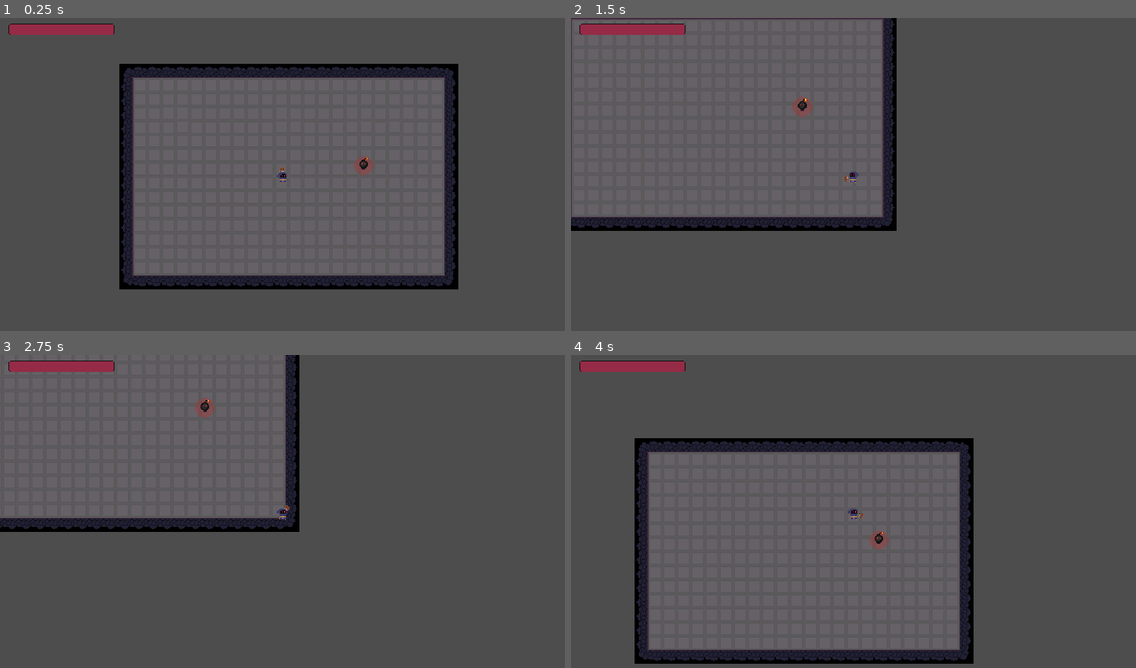
Above: before the commit, frames 1-4 (two rows, left to right).
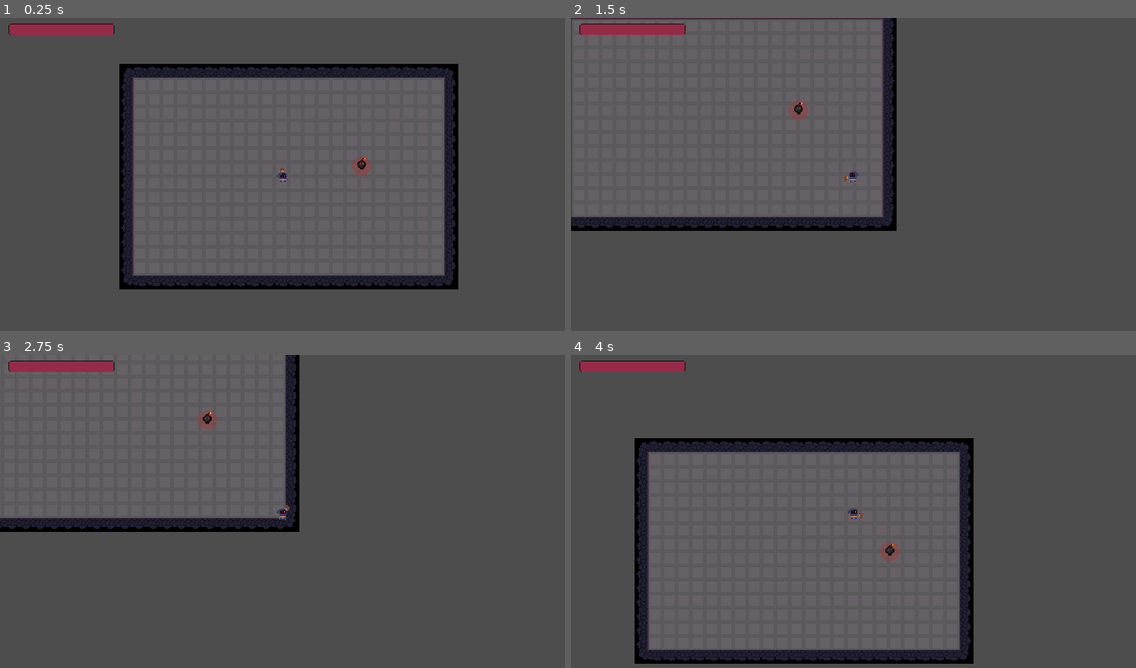
Above: after the commit, the same moments.

Repository: Arssin/Bullet_Hell_Jam
Game: Godot game, scene res://scenes/Level7.tscn
The game is run twice, just before and just after one commit, with the same random seed, the same clock (stepped at 60 frames per second) and the same inputs. This scene is started directly instead of the project's main scene.
Inputs (mouse positions are in pixels of both pictures, inside the frame that each line leads up to):
- Up to frame 1 (0.25 s): no input
- Up to frame 2 (1.5 s): move the mouse to (977, 161) at 0.52 s; hold D (move_right) 0.53-1.28 s; click (977, 161) at 0.6 s; move the mouse to (740, 193) at 1.27 s; hold S (move_down) from 1.28 s (still down); tap Space (dash) at 1.35 s
- Up to frame 3 (2.75 s): move the mouse to (339, 442) at 2.02 s; release S (move_down) at 2.03 s; hold D (move_right) from 2.03 s (still down); tap E (player_action) at 2.1 s
- Up to frame 4 (4 s): tap Enter at 2.75 s; move the mouse to (825, 577) at 2.77 s; release D (move_right) at 2.78 s; hold W (move_up) 2.78-3.53 s; click (825, 577) at 2.85 s; move the mouse to (1023, 561) at 3.52 s; hold Left (move_left) from 3.53 s (still down); tap Space (dash) at 3.6 s

The runs differ from the first frame. In frame 1, less than 0.1% of the frame differs, in the area x 62-67%, y 44-51%; in frame 2, 0.2%; in frame 3, 0.3%; in frame 4, 0.3%, in the area x 52-59%, y 56-66%.

Commit message:
bomb chase

Diff:
--- a/scripts/bomb.gd
+++ b/scripts/bomb.gd
@@ -3,10 +3,23 @@
 @export var detonation_dmg = 10
 var player: Player
 var chase = true
+var stop = false
 
 func _physics_process(delta: float) -> void:
-	if chase && player:
-		velocity = (player.global_position - position) * 10
+	if player:
+		var distance_player = global_position.distance_to(player.global_position)
+		if chase && player && !stop:
+			print(distance_player)
+			velocity = (player.global_position - position).normalized() * 10
+		elif stop:
+			velocity = Vector2.ZERO
+
+		if distance_player <= 12:
+			stop = true
+		else:
+			stop = false
+
+	move_and_slide()
 
 
 func _on_chase_area_body_entered(body: Node2D) -> void:
